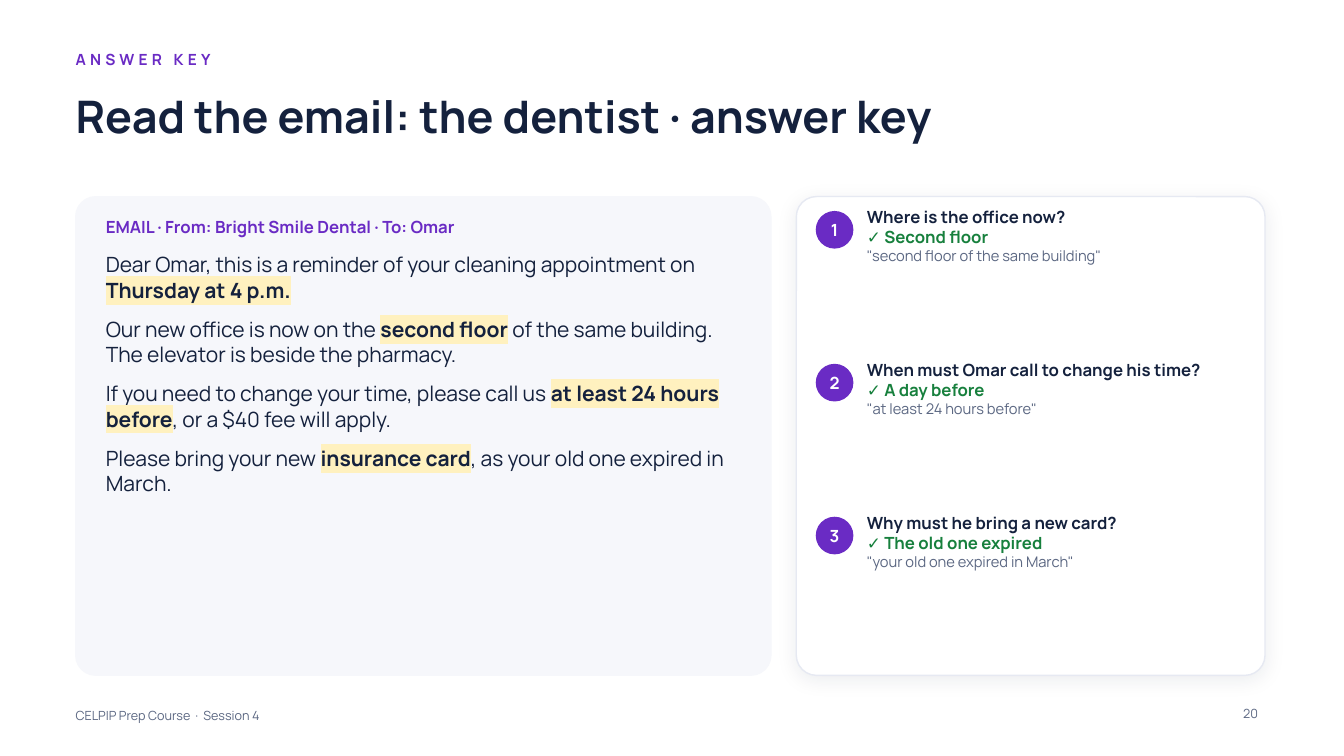
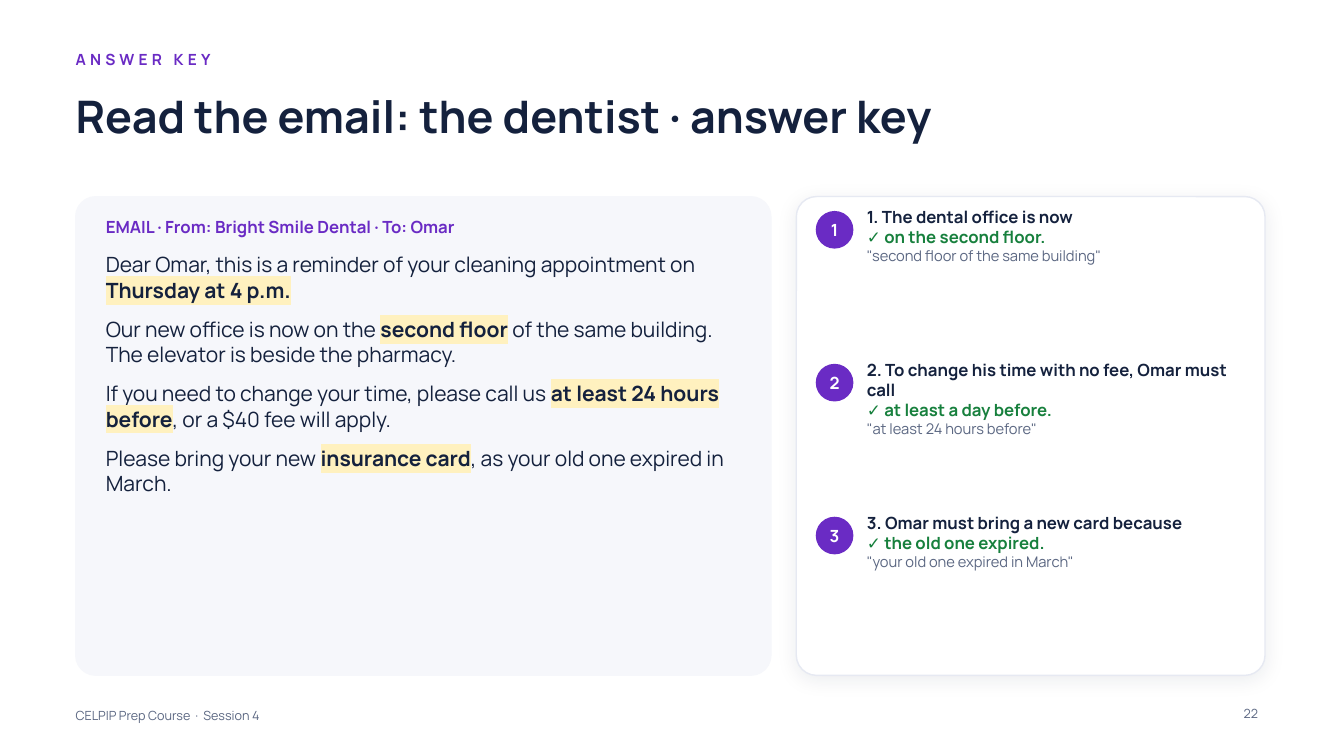
Before and after one commit to learnovateqa/The_English_Academy_CELPIP, a slide deck: slide 22 of decks/session-04.pptx (slide 20 before the commit). Drawn at 1344x756 pixels with LibreOffice and Linux fonts; fonts in the diff are those of the drawing. Boxes give left, top, right and bottom in pixels: in the first picture for what was removed or moved away, otherwise in the second. Text is boxed around its words. In the diff, an @@ line names an element or a change of style, - is before the commit and + after.

```diff
--- a/decks/session-04.pptx
+++ b/decks/session-04.pptx
@@ text at box(867, 210, 1073, 244): text changed @@
-Where is the office now?
-✓ Second floor
+1. The dental office is now
+✓ on the second floor.
@@ text at box(867, 363, 1227, 420): text changed @@
-When must Omar call to change his time?
-✓ A day before
+2. To change his time with no fee, Omar must call
+✓ at least a day before.
@@ text at box(867, 516, 1182, 553): text changed @@
-Why must he bring a new card?
-✓ The old one expired
+3. Omar must bring a new card because
+✓ the old one expired.
@@ page number at box(1244, 708, 1258, 718): text changed @@
-20
+22
```
Also in this commit, not shown: 9 other slides changed, 3 slides added, 2 other files.
